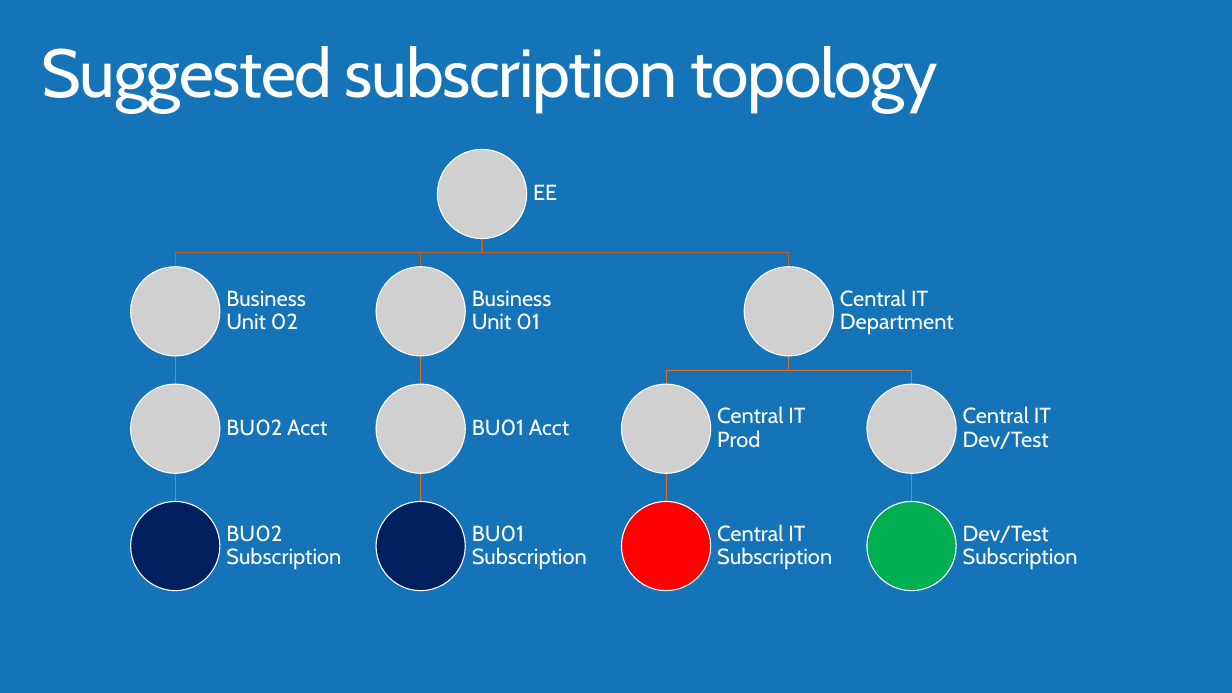
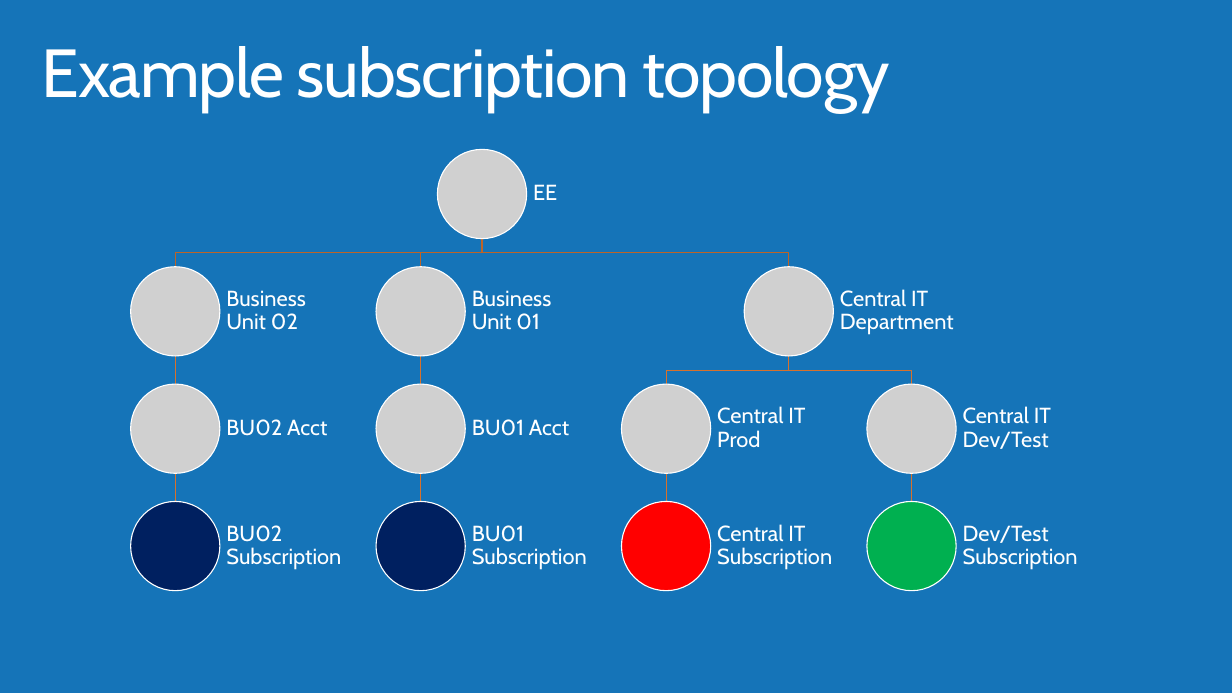
Before and after one commit to lulzzz/Azure-Governance-and-Networking, a slide deck: slide 12 of Azure Governance-GC.pptx. Drawn at 1232x693 pixels with LibreOffice and Linux fonts; fonts in the diff are those of the drawing; grey boxes stand for pictures; background and template pictures are left out. Boxes give left, top, right and bottom in pixels: in the first picture for what was removed or moved away, otherwise in the second. Text is boxed around its words. In the diff, an @@ line names an element or a change of style, - is before the commit and + after.

```diff
--- a/Azure Governance-GC.pptx
+++ b/Azure Governance-GC.pptx
@@ title at [42,46,890,113]: text changed @@
-Suggested subscription topology
+Example subscription topology
```
Also in this commit, not shown: 1 other slide changed.
